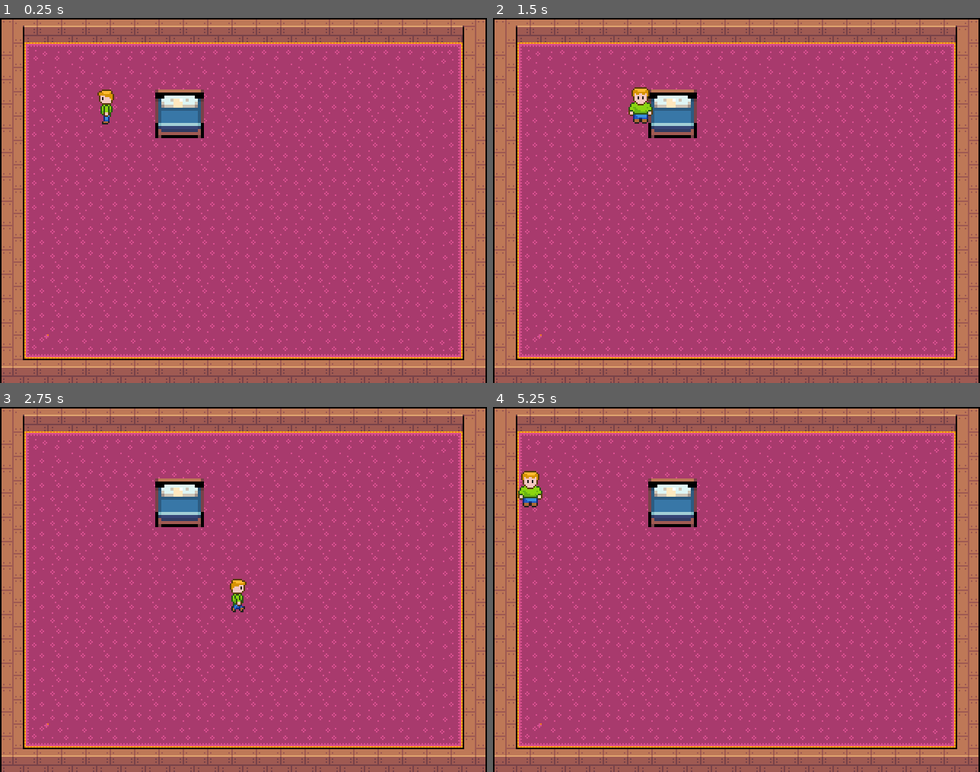
Above: before the commit, frames 1-4 (two rows, left to right).
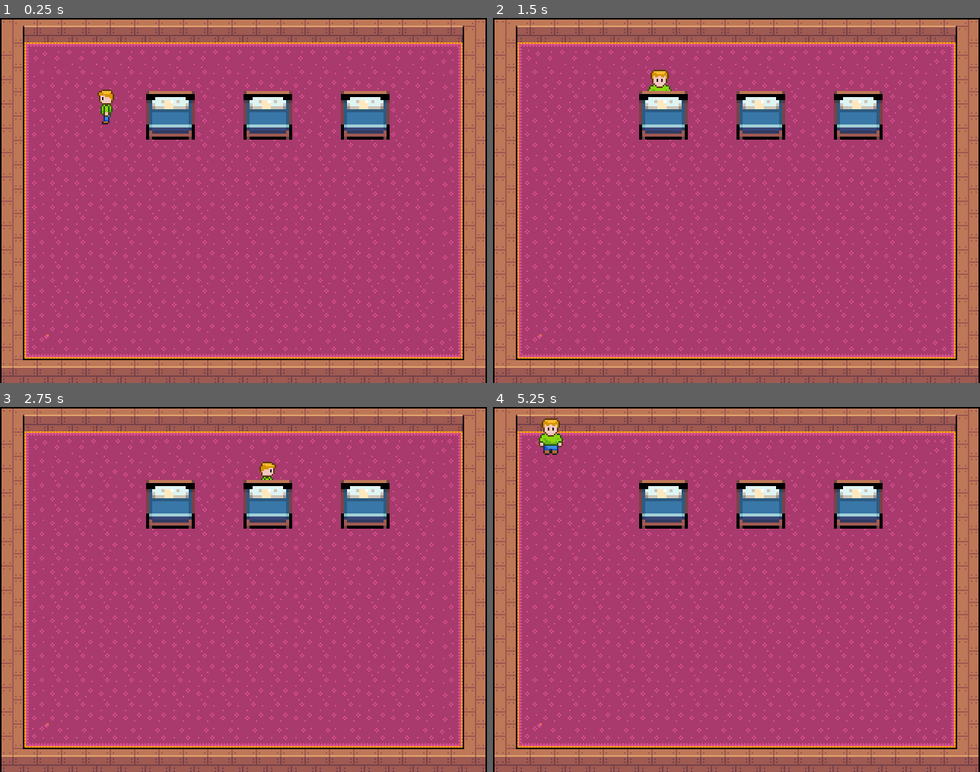
Above: after the commit, the same moments.

Repository: BeardedBry/sweet-dreams
Game: Godot game, scene res://World.tscn
Same seed, same stepped clock (60 frames per second), same inputs: the game is played once before the commit and once after it.
Inputs:
- Up to frame 1 (0.25 s): no input
- Up to frame 2 (1.5 s): tap Enter at 0.5 s; hold Right (ui_right) 0.53-1.28 s; hold Down (ui_down) from 1.28 s (still down)
- Up to frame 3 (2.75 s): release Down (ui_down) at 2.03 s; hold Right (ui_right) from 2.03 s (still down)
- Up to frame 4 (5.25 s): release Right (ui_right) at 2.78 s; hold Up (ui_up) 2.78-3.53 s; hold Left (ui_left) 3.53-5.03 s; hold Down (ui_down) from 5.03 s (still down)

The runs differ from the first frame. In frame 1, 3.8% of the frame differs, in the area x 30-80%, y 19-34%; in frame 2, 4.2%; in frame 3, 4.2%; in frame 4, 4.5%, in the area x 5-80%, y 3-34%.

Commit message:
feat: more sleeper scene

Diff:
--- a/Player.tscn
+++ b/Player.tscn
@@ -240,7 +240,7 @@
 texture = ExtResource( 1 )
 hframes = 4
 vframes = 4
-frame = 8
+frame = 4
 
 [node name="CollisionShape2D" type="CollisionShape2D" parent="."]
 position = Vector2( 0, -3 )
--- /dev/null
+++ b/Sleeper.gd
@@ -0,0 +1,3 @@
+extends StaticBody2D
+
+export onready var sprite = $Sprite
--- a/Sleeper.tscn
+++ b/Sleeper.tscn
@@ -1,6 +1,7 @@
-[gd_scene load_steps=3 format=2]
+[gd_scene load_steps=4 format=2]
 
 [ext_resource path="res://assets/beds_heads.png" type="Texture" id=1]
+[ext_resource path="res://Sleeper.gd" type="Script" id=2]
 
 [sub_resource type="CapsuleShape2D" id=1]
 radius = 11.0
@@ -8,6 +9,7 @@
 
 [node name="Sleeper" type="StaticBody2D"]
 position = Vector2( 0, 5 )
+script = ExtResource( 2 )
 
 [node name="Sprite" type="Sprite" parent="."]
 texture = ExtResource( 1 )
--- a/World.tscn
+++ b/World.tscn
@@ -72,4 +72,10 @@
 shape = SubResource( 31 )
 
 [node name="Sleeper" parent="YSort" instance=ExtResource( 4 )]
-position = Vector2( 118, 63 )
+position = Vector2( 112, 64 )
+
+[node name="Sleeper2" parent="YSort" instance=ExtResource( 4 )]
+position = Vector2( 176, 64 )
+
+[node name="Sleeper3" parent="YSort" instance=ExtResource( 4 )]
+position = Vector2( 240, 64 )
